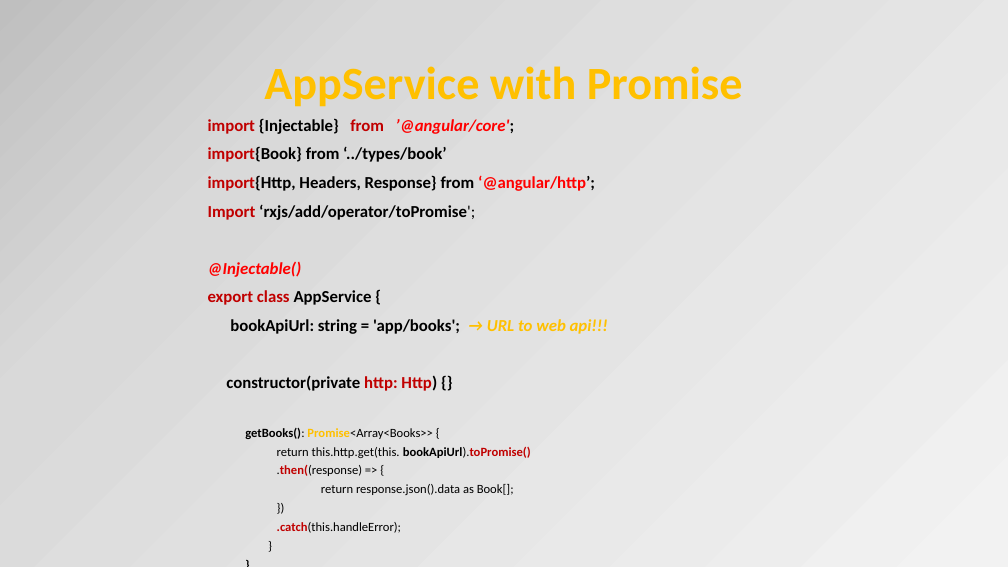
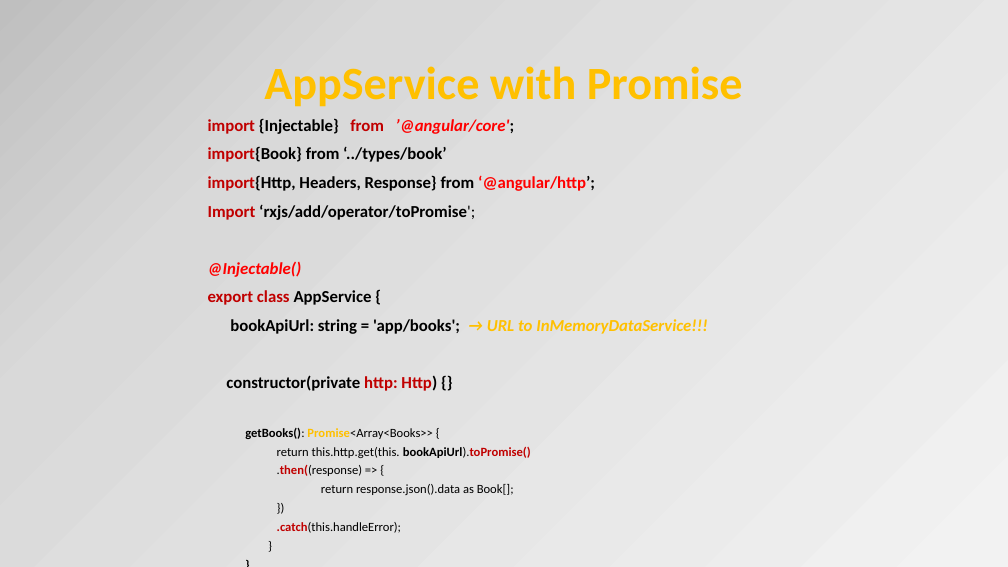
Before and after one commit to petereijgermans11/workshop-reactjs-angular, a slide deck: slide 21 of Angular2.pptx. Drawn at 1008x567 pixels with LibreOffice and Linux fonts; fonts in the diff are those of the drawing. Boxes give left, top, right and bottom in pixels: in the first picture for what was removed or moved away, otherwise in the second. Text is boxed around its words. In the diff, an @@ line names an element or a change of style, - is before the commit and + after.

Commit message:
promise syntax and observable syntax
promise syntax and observable syntax

```diff
--- a/Angular2.pptx
+++ b/Angular2.pptx
@@ text at bbox=[230, 319, 707, 334]: text changed @@
-bookApiUrl: string = 'app/books'; → URL to web api!!!
+bookApiUrl: string = 'app/books'; → URL to InMemoryDataService!!!
```
Also in this commit, not shown: 1 other slide changed, 2 slides added, 3 other files.
